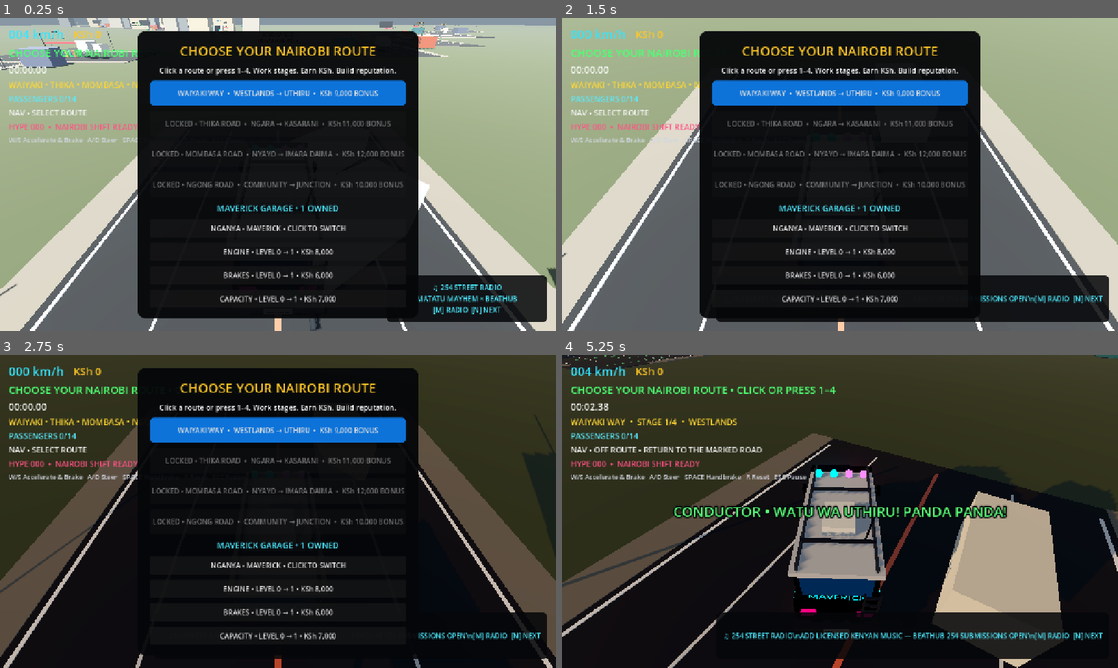
Above: before the commit, frames 1-4 (two rows, left to right).
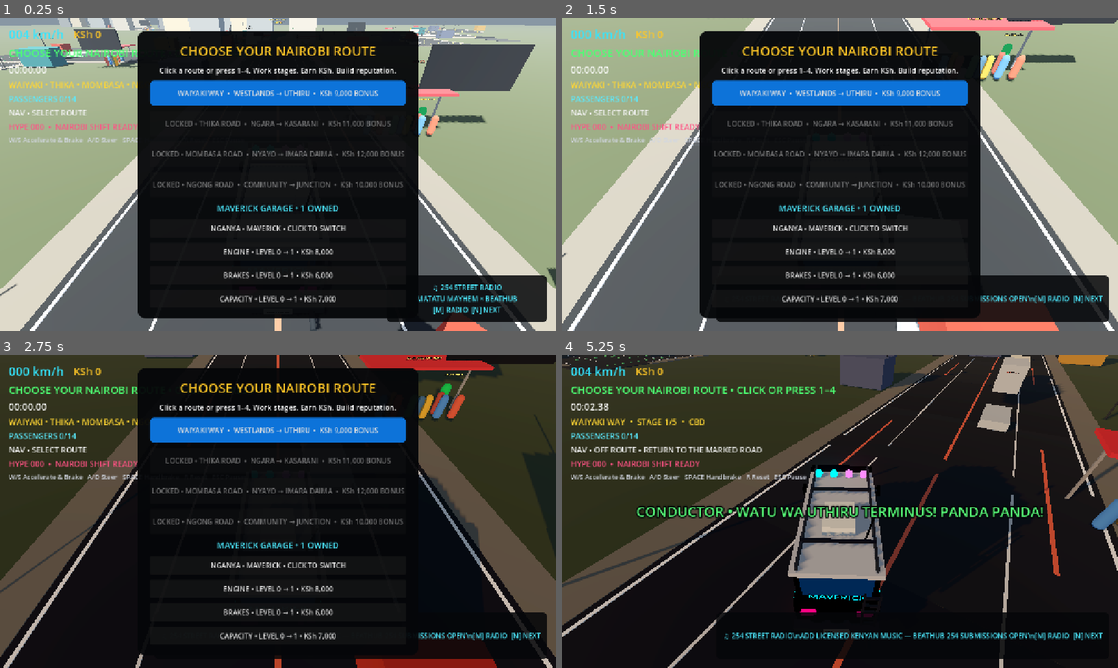
Above: after the commit, the same moments.

Repository: beathubonline-arch/Matatu-Mayhem
Game: Godot game, scene res://scenes/main/Main.tscn
Two runs of this game, one before a commit and one after it. Both use one fixed random seed, a clock stepped at 60 frames per second and the inputs below.
Inputs (mouse positions are in pixels of both pictures, inside the frame that each line leads up to):
- Up to frame 1 (0.25 s): no input
- Up to frame 2 (1.5 s): tap A (steer_left) at 0.5, 1.25 s; move the mouse to (962, 158) at 0.52 s; hold D (steer_right) 0.53-1.28 s; hold N (radio_next) 0.53-1.28 s; click (962, 158) at 0.67 s; move the mouse to (728, 190) at 1.27 s; hold S (brake) from 1.28 s (still down); tap M (radio_toggle) at 1.35 s
- Up to frame 3 (2.75 s): tap A (steer_left) at 2 s; move the mouse to (333, 442) at 2.02 s; release S (brake) at 2.03 s; hold D (steer_right) from 2.03 s (still down); tap L at 2.1 s
- Up to frame 4 (5.25 s): tap A (steer_left) at 2.75 s; move the mouse to (812, 574) at 2.77 s; release D (steer_right) at 2.78 s; hold W (accelerate) 2.78-3.53 s; tap 1 at 2.85 s; click (812, 574) at 2.92 s; move the mouse to (1006, 558) at 3.52 s; hold A (steer_left) 3.53-5.03 s; tap 2 at 3.6 s; move the mouse to (673, 464) at 4.27 s; tap 3 at 4.35 s; move the mouse to (867, 511) at 5.02 s; hold S (brake) from 5.03 s (still down); tap 4 at 5.1 s; click (867, 511) at 5.17 s

The runs differ from the first frame. In frame 1, 6.7% of the frame differs, in the area x 2-97%, y 0-100%; in frame 2, 4.2%; in frame 3, 5.0%; in frame 4, 27%, in the area x 13-100%, y 0-100%.

Commit message:
Connect all Nairobi corridors through shared CBD terminus

Diff:
--- a/scripts/environment/NairobiRouteNetwork.gd
+++ b/scripts/environment/NairobiRouteNetwork.gd
@@ -7,31 +7,32 @@
 
 const ROAD_Y := 0.04
 const ROAD_W := 15.0
+const CBD_TERMINUS := Vector3(0,0,0)
 const WAIYAKI_POINTS := [
-	Vector3(-31,0,-63), Vector3(-31,0,-92), Vector3(-52,0,-92), Vector3(-52,0,-122),
-	Vector3(-86,0,-122), Vector3(-86,0,-151), Vector3(-122,0,-151), Vector3(-122,0,-184),
-	Vector3(-161,0,-184), Vector3(-161,0,-216), Vector3(-205,0,-216), Vector3(-225,0,-238)
+	CBD_TERMINUS, Vector3(-14,0,-22), Vector3(-31,0,-42), Vector3(-31,0,-63), Vector3(-31,0,-92),
+	Vector3(-52,0,-92), Vector3(-52,0,-122), Vector3(-86,0,-122), Vector3(-122,0,-151),
+	Vector3(-161,0,-184), Vector3(-205,0,-216), Vector3(-225,0,-238)
 ]
-const WAIYAKI_DISTRICTS := ["WESTLANDS","WESTLANDS","ABC PLACE","ABC PLACE","KANGEMI","KANGEMI","UTHIRU","UTHIRU","UTHIRU","UTHIRU","UTHIRU"]
+const WAIYAKI_DISTRICTS := ["CBD","CBD","WESTLANDS","WESTLANDS","ABC PLACE","ABC PLACE","KANGEMI","KANGEMI","UTHIRU","UTHIRU","UTHIRU"]
 const CORRIDOR_DISTRICTS := [
-	["WESTLANDS","ABC PLACE","KANGEMI","UTHIRU"],
-	["NGARA","PANGANI","MUTHAIGA","KASARANI"],
-	["NYAYO","SOUTH B / C","GENERAL MOTORS","IMARA DAIMA"],
-	["COMMUNITY","PRESTIGE","ADAMS ARCADE","JUNCTION"]
+	["CBD","WESTLANDS","ABC PLACE","KANGEMI","UTHIRU"],
+	["CBD","NGARA","PANGANI","MUTHAIGA","KASARANI"],
+	["CBD","NYAYO","SOUTH B / C","GENERAL MOTORS","IMARA DAIMA"],
+	["CBD","COMMUNITY","PRESTIGE","ADAMS ARCADE","JUNCTION"]
 ]
 const CORRIDORS := [
 	{"name":"WAIYAKI WAY","color":"4aa3df","points":WAIYAKI_POINTS,
-	 "service_points":[Vector3(-31,0,-92),Vector3(-86,0,-122),Vector3(-161,0,-184),Vector3(-225,0,-238)],
-	 "stops":["WESTLANDS","ABC PLACE","KANGEMI","UTHIRU"],"reward":9000},
-	{"name":"THIKA ROAD","color":"e8c547","points":[Vector3(31,0,21),Vector3(31,0,-12),Vector3(58,0,-12),Vector3(58,0,-52),Vector3(92,0,-52),Vector3(92,0,-96),Vector3(124,0,-96),Vector3(142,0,-142)],
-	 "service_points":[Vector3(31,0,-12),Vector3(58,0,-52),Vector3(92,0,-96),Vector3(142,0,-142)],
-	 "stops":["NGARA","PANGANI","MUTHAIGA","ROYSAMBU / KASARANI"],"reward":11000},
-	{"name":"MOMBASA ROAD","color":"e36a54","points":[Vector3(0,0,63),Vector3(0,0,96),Vector3(32,0,96),Vector3(32,0,132),Vector3(62,0,132),Vector3(62,0,172),Vector3(92,0,172),Vector3(92,0,214),Vector3(76,0,258)],
-	 "service_points":[Vector3(0,0,96),Vector3(32,0,132),Vector3(62,0,172),Vector3(76,0,258)],
-	 "stops":["NYAYO","SOUTH B / C","GENERAL MOTORS","IMARA DAIMA"],"reward":12000},
-	{"name":"NGONG ROAD","color":"69c779","points":[Vector3(-31,0,21),Vector3(-58,0,21),Vector3(-58,0,54),Vector3(-91,0,54),Vector3(-91,0,91),Vector3(-124,0,91),Vector3(-124,0,132),Vector3(-146,0,178)],
-	 "service_points":[Vector3(-58,0,21),Vector3(-91,0,54),Vector3(-124,0,91),Vector3(-146,0,178)],
-	 "stops":["COMMUNITY","PRESTIGE","ADAMS ARCADE","JUNCTION"],"reward":10000}
+	 "service_points":[CBD_TERMINUS,Vector3(-31,0,-63),Vector3(-86,0,-122),Vector3(-161,0,-184),Vector3(-225,0,-238)],
+	 "stops":["CBD","WESTLANDS","KANGEMI","UTHIRU","UTHIRU TERMINUS"],"reward":9000},
+	{"name":"THIKA ROAD","color":"e8c547","points":[CBD_TERMINUS,Vector3(14,0,-10),Vector3(31,0,-12),Vector3(58,0,-12),Vector3(58,0,-52),Vector3(92,0,-52),Vector3(92,0,-96),Vector3(124,0,-96),Vector3(142,0,-142)],
+	 "service_points":[CBD_TERMINUS,Vector3(31,0,-12),Vector3(58,0,-52),Vector3(92,0,-96),Vector3(142,0,-142)],
+	 "stops":["CBD","NGARA","PANGANI","MUTHAIGA","ROYSAMBU / KASARANI"],"reward":11000},
+	{"name":"MOMBASA ROAD","color":"e36a54","points":[CBD_TERMINUS,Vector3(0,0,32),Vector3(0,0,63),Vector3(0,0,96),Vector3(32,0,96),Vector3(32,0,132),Vector3(62,0,132),Vector3(62,0,172),Vector3(92,0,214),Vector3(76,0,258)],
+	 "service_points":[CBD_TERMINUS,Vector3(0,0,63),Vector3(32,0,132),Vector3(62,0,172),Vector3(76,0,258)],
+	 "stops":["CBD","NYAYO","SOUTH B / C","GENERAL MOTORS","IMARA DAIMA"],"reward":12000},
+	{"name":"NGONG ROAD","color":"69c779","points":[CBD_TERMINUS,Vector3(-18,0,12),Vector3(-31,0,21),Vector3(-58,0,21),Vector3(-58,0,54),Vector3(-91,0,54),Vector3(-91,0,91),Vector3(-124,0,91),Vector3(-124,0,132),Vector3(-146,0,178)],
+	 "service_points":[CBD_TERMINUS,Vector3(-31,0,21),Vector3(-91,0,54),Vector3(-124,0,91),Vector3(-146,0,178)],
+	 "stops":["CBD","COMMUNITY","PRESTIGE","ADAMS ARCADE","JUNCTION"],"reward":10000}
 ]
 
 func corridor_count() -> int:
@@ -86,6 +87,7 @@
 	return Vector3.FORWARD if direction.length_squared() < 0.01 else direction.normalized()
 
 func _ready() -> void:
+	_build_cbd_hub()
 	for corridor_index in range(CORRIDORS.size()):
 		_build_corridor(CORRIDORS[corridor_index], corridor_index)
 
@@ -542,3 +544,40 @@
 			pole_mat.albedo_color = Color("34373b")
 			pole.material_override = pole_mat
 			add_child(pole)
+
+
+func _build_cbd_hub() -> void:
+	var hub := Node3D.new()
+	hub.name = "CBD_Terminus"
+	hub.position = CBD_TERMINUS
+	add_child(hub)
+	var pad := MeshInstance3D.new()
+	var mesh := CylinderMesh.new()
+	mesh.top_radius = 18.0
+	mesh.bottom_radius = 18.0
+	mesh.height = 0.10
+	pad.mesh = mesh
+	pad.position.y = ROAD_Y
+	var mat := StandardMaterial3D.new()
+	mat.albedo_color = Color("20242a")
+	mat.roughness = 0.96
+	pad.material_override = mat
+	hub.add_child(pad)
+	var title := Label3D.new()
+	title.text = "NAIROBI CBD • MATATU TERMINUS\nALL ROUTES START HERE"
+	title.position = Vector3(0, 7.0, 0)
+	title.font_size = 44
+	title.pixel_size = 0.007
+	title.outline_size = 10
+	title.modulate = Color("ffe15a")
+	hub.add_child(title)
+	for i in range(CORRIDORS.size()):
+		var data: Dictionary = CORRIDORS[i]
+		var lane := Label3D.new()
+		lane.text = "%d • %s" % [i + 1, String(data["name"])]
+		lane.position = Vector3(-12.0 + float(i % 2) * 24.0, 2.8, -5.0 + float(i / 2) * 10.0)
+		lane.font_size = 28
+		lane.pixel_size = 0.006
+		lane.outline_size = 7
+		lane.modulate = Color(String(data["color"]))
+		hub.add_child(lane)
